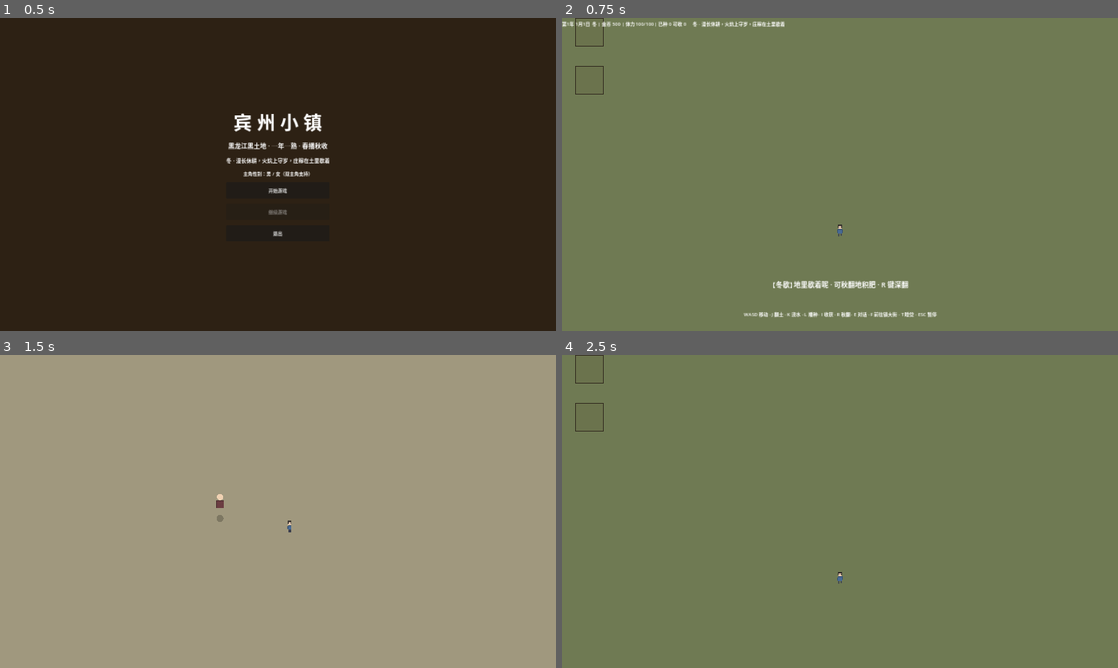
Above: before the commit, frames 1-4 (two rows, left to right).
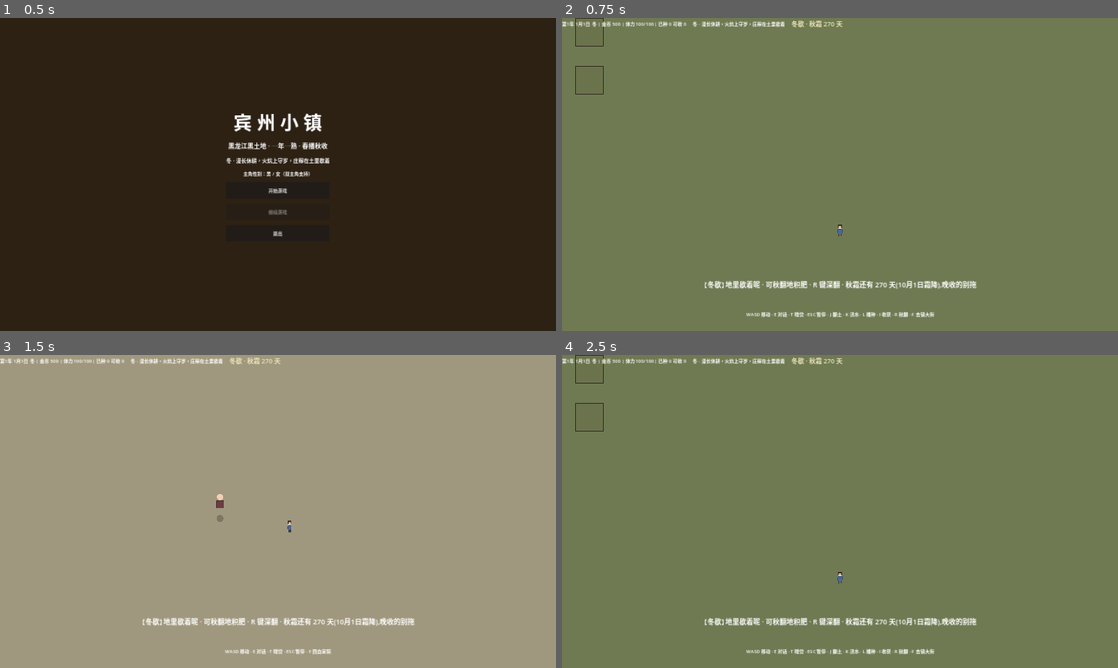
Above: after the commit, the same moments.

Repository: w605351345/binzhou-town
Game: Godot game, scene res://scenes/main_menu.tscn
Two runs of this game, one before a commit and one after it. Both use one fixed random seed, a clock stepped at 60 frames per second and the inputs below.
Inputs:
- Up to frame 1 (0.5 s): no input
- Up to frame 2 (0.75 s): click "开始游戏" at 0.5 s
- Up to frame 3 (1.5 s): tap Enter (ui_accept) at 1.25 s; hold D (move_right) from 1.28 s (still down); hold F (travel) from 1.28 s (still down)
- Up to frame 4 (2.5 s): tap Enter (ui_accept) at 1.52, 2, 2.27 s; release D (move_right) at 2.03 s; release F (travel) at 2.03 s; hold S (move_down) from 2.03 s (still down); tap E (interact) at 2.1 s; tap F (travel) at 2.3 s

Frame 1 is identical in both runs. In frame 2, 1.4% of the frame differs, in the area x 25-75%, y 0-96%; in frame 3, 1.4%; in frame 4, 1.7%, in the area x 0-75%, y 0-96%.

Commit message:
feat: Week 3 收尾 —— 农时提示 UI(播种窗高亮 + 秋霜倒计时)
按《宾州小镇》v4 企划补齐 Week 3 农场核心的最后一块交付物「农时提示 UI」,
并修掉一处会导致 HUD 整体消失的架构问题。

农时提示 UI(玩家一眼看懂"现在该干嘛")
- 新增 scripts/core/farm_almanac.gd:农时播报核心,纯逻辑可 headless 自测
  · 播种窗剩余天数:4-5 月春播窗口,7 月自动切「抢茬复种」窗口
  · 秋霜倒计时:距 10 月 1 日霜降,进霜期后改为催收文案
  · 地块倒计时:还几天成熟、距最晚收获日(收获窗口末月)还有几天
  · 秋翻 +15% 加成进入地块文案,加成不再隐形
- HUD 状态栏新增农时倒计时标签:窗口快关变橙、霜期过后转淡蓝
- 地块视图下方加农时角标:还150天 / 可收获 / ⚠10天 / +15%
- 农场顶部加脚下地块状态行:【3 号地】玉米 · 还 150 天 · ⚠ 10 天内必割

修复:HUD 被场景切换销毁
- 原先 F 键切场景走 change_scene_to_file,连 game.tscn 的 HUD 一起销毁,
  走到镇上日期/金币/体力/农时提示全部消失
- 改为「游戏外壳 + 世界容器」结构:game.tscn 持有 World 节点,
  各地点只发 travel_requested 信号,换地点只换世界内容,HUD 全程常驻
- 切换用 call_deferred,避免把正在发信号的地点场景当场销毁
- 外壳每帧重读 GameState,读档后不会引用过期对象
- 按键提示随地点变化(自家院/镇大街)

质量
- 自测 220 → 250 项,新增第 23 组「农时播报(播种窗高亮 + 秋霜倒计时)」30 项
- 新增 scripts/tests/test_scenes.gd 场景集成自测 16 项,守住「换地点不掉 HUD」
- CI 增加场景集成自测步骤
- README 补「农时提示 UI」小节;进度追踪表 Week 3 八项标记代码完成

本地实测:核心 250/0、场景集成 16/0、4 场景冒烟无报错

Diff:
--- a/scenes/farm.tscn
+++ b/scenes/farm.tscn
@@ -22,6 +22,16 @@
 
 [node name="HUD" type="CanvasLayer" parent="."]
 
+[node name="PlotInfoLabel" type="Label" parent="HUD"]
+offset_left = 40.0
+offset_top = 112.0
+offset_right = 1880.0
+offset_bottom = 152.0
+theme_override_font_sizes/font_size = 22
+theme_override_colors/font_color = Color(0.870588, 0.827451, 0.686275, 1)
+text = ""
+horizontal_alignment = 1
+
 [node name="MessageLabel" type="Label" parent="HUD"]
 offset_left = 40.0
 offset_top = 960.0
--- a/scenes/game.tscn
+++ b/scenes/game.tscn
@@ -1,13 +1,12 @@
-[gd_scene load_steps=5 format=3 uid="uid://cbzgame0001"]
+[gd_scene load_steps=4 format=3 uid="uid://cbzgame0001"]
 
 [ext_resource type="Script" path="res://scripts/ui/game_hud.gd" id="1_gamehud"]
-[ext_resource type="PackedScene" path="res://scenes/farm.tscn" id="2_farm"]
 [ext_resource type="PackedScene" path="res://scenes/pause_menu.tscn" id="3_pause"]
 
 [node name="Game" type="Node2D"]
 script = ExtResource("1_gamehud")
 
-[node name="Farm" parent="." instance=ExtResource("2_farm")]
+[node name="World" type="Node2D" parent="."]
 
 [node name="HUD" type="CanvasLayer" parent="."]
 
@@ -22,6 +21,11 @@
 
 [node name="SeasonLabel" type="Label" parent="HUD/HBox"]
 layout_mode = 2
+text = ""
+
+[node name="AlmanacLabel" type="Label" parent="HUD/HBox"]
+layout_mode = 2
+theme_override_font_sizes/font_size = 22
 text = ""
 
 [node name="MessageLabel" type="Label" parent="."]
--- /dev/null
+++ b/scripts/core/farm_almanac.gd
@@ -0,0 +1,230 @@
+extends RefCounted
+class_name FarmAlmanac
+
+## 农时播报器:把"几月几号、地里啥样、还剩几天"翻译成玩家一眼看懂的提示。
+##
+## Week 3 收尾件「农时提示 UI」的核心逻辑层:
+##   · 播种窗高亮 —— 今年还剩几天能下种(春播 4-5 月,7 月抢茬复种秋菜)
+##   · 秋霜倒计时 —— 晚收作物还有几天会被冻死在地里
+##   · 地块倒计时 —— 哪块地几天后熟、几天后必须割
+##
+## 黑龙江农时的三条硬线:
+##   1. 春播窗口只有 4-5 月,5 月底封窗,错过当年绝收
+##   2. 7 月早收腾茬可复种一茬秋菜 —— 一年一熟大原则下的唯一例外
+##   3. 收获窗口末月一过,晚收作物就冻死在地里,颗粒无收
+##
+## 纯逻辑,不碰节点,便于 headless 自测。
+
+## 秋霜月(与 FarmPlot.FROST_MONTH 保持一致)
+const FROST_MONTH := 10
+## 春播窗口末月(黑龙江:4-5 月,5 月底封窗)
+const LAST_SOW_MONTH := 5
+## 进入这个天数范围就开始提醒抢收
+const FROST_WARN_DAYS := 15
+
+# --- 倒计时 ---
+
+## 距秋霜(10月1日)还有几天;负数 = 霜期已过
+static func days_until_frost(calendar: GameCalendar) -> int:
+	if calendar == null:
+		return -1
+	return (FROST_MONTH - 1) * GameCalendar.DAYS_PER_MONTH - calendar.day_of_year
+
+## 距春播窗口关闭(5月30日)还有几天;负数 = 已错过
+static func days_until_sow_end(calendar: GameCalendar) -> int:
+	if calendar == null:
+		return -1
+	return LAST_SOW_MONTH * GameCalendar.DAYS_PER_MONTH - 1 - calendar.day_of_year
+
+## 某作物的播种截止日(播种窗口末月最后一天)的年内日序
+static func sow_deadline_doy(crop: Crop) -> int:
+	if crop == null or crop.plant_window.is_empty():
+		return -1
+	var hi := int(crop.plant_window[0])
+	if crop.plant_window.size() >= 2:
+		hi = int(crop.plant_window[1])
+	return hi * GameCalendar.DAYS_PER_MONTH - 1
+
+## 某作物的最晚收获日(收获窗口末月最后一天)的年内日序
+static func harvest_deadline_doy(crop: Crop) -> int:
+	if crop == null or crop.harvest_window.is_empty():
+		return -1
+	var hi := int(crop.harvest_window[0])
+	if crop.harvest_window.size() >= 2:
+		hi = int(crop.harvest_window[1])
+	return hi * GameCalendar.DAYS_PER_MONTH - 1
+
+## 地块距离成熟还有几天;已熟 0,地里没作物 -1
+static func days_until_ready(plot: FarmPlot) -> int:
+	if plot == null or plot.crop_id == "":
+		return -1
+	if plot.state == FarmPlot.State.READY:
+		return 0
+	var crop := CropDatabase.get_crop(plot.crop_id)
+	if crop == null:
+		return -1
+	var lo := 0.0
+	if crop.growth_days.size() > 0:
+		lo = float(crop.growth_days[0])
+	return maxi(0, int(ceil(lo - plot.days_grown)))
+
+## 地块距离最晚收获日还有几天;地里没作物 -1,已过则为负数
+static func days_until_harvest_deadline(plot: FarmPlot, calendar: GameCalendar) -> int:
+	if plot == null or plot.crop_id == "" or calendar == null:
+		return -1
+	var crop := CropDatabase.get_crop(plot.crop_id)
+	if crop == null:
+		return -1
+	return harvest_deadline_doy(crop) - calendar.day_of_year
+
+## 当前可播种窗口还剩几天(按实际可播作物算:春播窗口或 7 月抢茬复种)。
+## 没有可播种作物返回 -1。
+static func sow_window_days_left(calendar: GameCalendar, farm: FarmSystem = null) -> int:
+	if calendar == null or calendar.is_winter():
+		return -1
+	var crops := _sowable_crops(calendar, farm)
+	if crops.is_empty():
+		return -1
+	var deadline := -1
+	for c in crops:
+		deadline = maxi(deadline, sow_deadline_doy(c))
+	return deadline - calendar.day_of_year
+
+# --- 文案 ---
+
+## 播种提示:冬歇 / 可播种(还剩几天) / 抢茬复种 / 已过播种窗
+static func sow_tip(calendar: GameCalendar, farm: FarmSystem = null) -> String:
+	if calendar == null:
+		return ""
+	if calendar.is_winter():
+		return "【冬歇】地里歇着呢 · 可秋翻地积肥 · R 键深翻"
+	var crops := _sowable_crops(calendar, farm)
+	if crops.is_empty():
+		return "【已过播种窗】%d月种不上了,等明年春" % calendar.get_real_month()
+	var names: Array = []
+	var deadline := -1
+	for c in crops:
+		names.append(c.name)
+		deadline = maxi(deadline, sow_deadline_doy(c))
+	var is_spring := calendar.get_season() == "spring"
+	var tag := "【可播种】" if is_spring else "【抢茬复种】"
+	var window_cn := "播种窗" if is_spring else "复种窗"
+	var left := deadline - calendar.day_of_year
+	return "%s%s · %s还剩 %d 天(最晚 %s 下种)" % [
+		tag, ", ".join(names), window_cn, left, _doy_cn(deadline)]
+
+## 秋霜倒计时提示
+static func frost_tip(calendar: GameCalendar, farm: FarmSystem = null) -> String:
+	if calendar == null:
+		return ""
+	var left := days_until_frost(calendar)
+	if left > 0:
+		return "秋霜还有 %d 天(10月1日霜降),晚收的别拖" % left
+	var pending := _late_harvest_pending(farm)
+	if pending > 0:
+		return "⚠ 秋霜到了,还有 %d 块晚收作物没割,10月底前割完" % pending
+	return "秋霜已过,地里该收的都收了"
+
+## 顶部完整提示:播种线 + 霜冻线,一句话讲清"现在该干嘛"
+static func full_tip(calendar: GameCalendar, farm: FarmSystem = null) -> String:
+	var parts: Array = []
+	var sow := sow_tip(calendar, farm)
+	if sow != "":
+		parts.append(sow)
+	var frost := frost_tip(calendar, farm)
+	if frost != "":
+		parts.append(frost)
+	return " · ".join(parts)
+
+## 地块说明(一句话,给消息栏/悬停用)
+static func plot_tag(plot: FarmPlot, calendar: GameCalendar = null) -> String:
+	if plot == null:
+		return ""
+	var parts: Array = []
+	var crop := CropDatabase.get_crop(plot.crop_id)
+	var crop_name := crop.name if crop != null else "庄稼"
+	match plot.state:
+		FarmPlot.State.PLANTED, FarmPlot.State.GROWING:
+			var left := days_until_ready(plot)
+			if left > 0:
+				parts.append("%s · 还 %d 天" % [crop_name, left])
+			else:
+				parts.append("%s · 快熟了" % crop_name)
+		FarmPlot.State.READY:
+			parts.append("%s · 可收获啦" % crop_name)
+		FarmPlot.State.DEAD:
+			var reason := plot.dead_reason if plot.dead_reason != "" else "不明"
+			parts.append("枯死 · %s" % reason)
+		FarmPlot.State.FALLOW:
+			parts.append("休耕")
+		FarmPlot.State.TILLED:
+			parts.append("已翻土")
+		FarmPlot.State.UNTILLED:
+			parts.append("荒地")
+	# 霜冻警告:进入最晚收获日前的最后一段日子必须提醒抢收
+	var dl := days_until_harvest_deadline(plot, calendar)
+	if dl >= 0 and dl <= FROST_WARN_DAYS and plot.state != FarmPlot.State.DEAD:
+		parts.append("⚠ %d 天内必割" % dl)
+	# 秋翻地的增产加成必须让玩家看见
+	if plot.autumn_plowed:
+		parts.append("秋翻 +15%")
+	return " · ".join(parts)
+
+## 地块角标(画在地块上的短标签)
+static func plot_badge(plot: FarmPlot, calendar: GameCalendar = null) -> String:
+	if plot == null:
+		return ""
+	var parts: Array = []
+	match plot.state:
+		FarmPlot.State.PLANTED, FarmPlot.State.GROWING:
+			var left := days_until_ready(plot)
+			if left > 0:
+				parts.append("还%d天" % left)
+		FarmPlot.State.READY:
+			parts.append("可收获")
+		FarmPlot.State.DEAD:
+			parts.append("枯死")
+	var dl := days_until_harvest_deadline(plot, calendar)
+	if dl >= 0 and dl <= FROST_WARN_DAYS and plot.state != FarmPlot.State.DEAD:
+		parts.append("⚠%d天" % dl)
+	if plot.autumn_plowed:
+		parts.append("+15%")
+	return " ".join(parts)
+
+# --- 内部 ---
+
+## 当前月份可播种的作物(优先用农场的口径,两者不一致时按日历重算)
+static func _sowable_crops(calendar: GameCalendar, farm: FarmSystem) -> Array:
+	if farm != null and farm.calendar != null and farm.calendar.day_of_year == calendar.day_of_year:
+		var from_farm: Array = []
+		for cid in farm.sowable_crop_ids():
+			var c := CropDatabase.get_crop(String(cid))
+			if c != null:
+				from_farm.append(c)
+		return from_farm
+	var out: Array = []
+	for c in CropDatabase.all_crops():
+		if c.can_sow_in(calendar.get_season()) and c.can_sow_in_month(calendar.get_real_month()):
+			out.append(c)
+	return out
+
+## 地里还没割的晚收作物块数
+static func _late_harvest_pending(farm: FarmSystem) -> int:
+	if farm == null:
+		return 0
+	var count := 0
+	for p in farm.plots:
+		if p.crop_id == "" or p.state == FarmPlot.State.DEAD:
+			continue
+		var crop := CropDatabase.get_crop(p.crop_id)
+		if crop != null and crop.is_late_harvest():
+			count += 1
+	return count
+
+## 年内日序 → 中文日期
+static func _doy_cn(doy: int) -> String:
+	if doy < 0:
+		return "—"
+	var month := int(floor(float(doy) / GameCalendar.DAYS_PER_MONTH)) + 1
+	var day := doy % GameCalendar.DAYS_PER_MONTH + 1
+	return "%d月%d日" % [month, day]
--- a/scripts/core/game_manager.gd
+++ b/scripts/core/game_manager.gd
@@ -4,6 +4,9 @@
 signal day_started(day: int)
 signal season_changed(season: String)
 signal game_saved(slot: int)
+## 场景切换请求:由各地点场景发出,由游戏外壳(Game)接收并替换世界容器。
+## 刻意不直接 change_scene_to_file —— 否则会把常驻 HUD 一起销毁。
+signal travel_requested(location_id: String)
 
 const SAVE_DIR := "user://saves"
 
--- a/scripts/farming/farm_plot_view.gd
+++ b/scripts/farming/farm_plot_view.gd
@@ -4,14 +4,21 @@
 ##
 ## 颜色是"读表即懂"的:黑土深褐 → 已翻松的浅土 → 出苗绿 → 成熟黄 → 冻死灰。
 ## 这样即使没有美术资源,玩家也能一眼看出每块地的状态。
+##
+## 地块下方再挂一行农时角标:还几天熟 / 可收获 / 霜冻警告 / 秋翻 +15%。
 
 const SIZE := Vector2(96, 96)
+## 角标文字的尺寸(地块在农场里间隔 164px,超过就会串到邻块)
+const BADGE_WIDTH := 150.0
+const BADGE_FONT_SIZE := 13
 
 var plot: FarmPlot = null
+var calendar: GameCalendar = null
 var _highlight := false
 
-func setup(p_plot: FarmPlot) -> void:
+func setup(p_plot: FarmPlot, p_calendar: GameCalendar = null) -> void:
 	plot = p_plot
+	calendar = p_calendar
 	queue_redraw()
 
 func set_highlight(on: bool) -> void:
@@ -56,6 +63,31 @@
 	if _highlight:
 		draw_rect(rect.grow(3.0), Color(1.0, 0.95, 0.75, 0.9), false, 3.0)
 
+	_draw_badge()
+
+## 地块角标:还几天熟 / 可收获 / 霜冻警告 / 秋翻加成
+func _draw_badge() -> void:
+	var badge := FarmAlmanac.plot_badge(plot, calendar)
+	if badge == "":
+		return
+	var font := ThemeDB.fallback_font
+	if font == null:
+		return
+	var top := SIZE.y * 0.5 + 2.0
+	draw_rect(Rect2(Vector2(-BADGE_WIDTH * 0.5, top), Vector2(BADGE_WIDTH, 18.0)),
+		Color(0.11, 0.08, 0.06, 0.62), true)
+	draw_string(font, Vector2(-BADGE_WIDTH * 0.5, top + 14.0), badge,
+		HORIZONTAL_ALIGNMENT_CENTER, BADGE_WIDTH, BADGE_FONT_SIZE, _badge_color())
+
+## 角标配色:熟了用亮黄,枯死用暗红,其余米白
+func _badge_color() -> Color:
+	match plot.state:
+		FarmPlot.State.READY:
+			return Color(1.0, 0.88, 0.42)
+		FarmPlot.State.DEAD:
+			return Color(0.85, 0.45, 0.42)
+	return Color(0.93, 0.90, 0.78)
+
 ## 状态底色
 func _state_color() -> Color:
 	match plot.state:
--- a/scripts/farming/farm_scene.gd
+++ b/scripts/farming/farm_scene.gd
@@ -9,6 +9,7 @@
 @onready var plot_container: Node2D = $PlotContainer
 @onready var player: CharacterBody2D = $Player
 @onready var message_label: Label = $HUD/MessageLabel
+@onready var plot_info_label: Label = $HUD/PlotInfoLabel
 
 var _views: Array = []
 var _selected_crop: String = ""
@@ -18,6 +19,9 @@
 	_build_plots(farm)
 	_refresh_views()
 	GameStateManager.day_started.connect(_on_day_started)
+
+func _process(_delta: float) -> void:
+	_refresh_plot_info()
 
 func _build_plots(farm: FarmSystem) -> void:
 	_views.clear()
@@ -33,7 +37,7 @@
 		view.position = origin + Vector2(
 			float(col) * (PLOT_SIZE + PLOT_GAP),
 			float(row) * (PLOT_SIZE + PLOT_GAP))
-		view.setup(farm.get_plot(i))
+		view.setup(farm.get_plot(i), farm.calendar)
 		plot_container.add_child(view)
 		_views.append(view)
 
@@ -114,7 +118,23 @@
 func _go_to_town() -> void:
 	if not SceneRouter.is_implemented("L02"):
 		return
-	get_tree().change_scene_to_file(SceneRouter.scene_path("L02"))
+	GameStateManager.travel_requested.emit("L02")
+
+## 主角脚边这块地的农时状态(还几天熟、几天内必割、秋翻加成)
+func _refresh_plot_info() -> void:
+	if plot_info_label == null:
+		return
+	var farm: FarmSystem = GameStateManager.state.farm
+	var idx := _plot_near_player()
+	if idx < 0:
+		_set_plot_info("")
+		return
+	var tag := FarmAlmanac.plot_tag(farm.get_plot(idx), farm.calendar)
+	_set_plot_info("【%d 号地】%s" % [idx + 1, tag])
+
+func _set_plot_info(text: String) -> void:
+	if plot_info_label != null and plot_info_label.text != text:
+		plot_info_label.text = text
 
 func _on_day_started(_day: int) -> void:
 	_refresh_views()
--- a/scripts/tests/test_core.gd
+++ b/scripts/tests/test_core.gd
@@ -35,6 +35,7 @@
 	test_scene_router()
 	test_pause_and_save_flow()
 	test_daily_advance_and_rest()
+	test_farm_almanac()
 
 	print("--------------------------------------------------")
 	print("结果: %d 通过 / %d 失败" % [_passed, _failed])
@@ -726,3 +727,138 @@
 	check("秋翻消耗 6 点体力", state.player.energy == 94, "→ %d" % state.player.energy)
 	state.player.stamina.sleep()
 	check("睡醒回满 110", state.player.energy == 110, "→ %d" % state.player.energy)
+
+# --- 农时播报:播种窗高亮 / 秋霜倒计时 / 地块倒计时 ---
+func test_farm_almanac() -> void:
+	print("\n[23] 农时播报(播种窗高亮 + 秋霜倒计时)")
+	var cal := GameCalendar.new()
+
+	# 播种窗倒计时:4月1日 → 距 5月30日 还有 59 天
+	cal.advance_to_month(4, 1)
+	check("4月初播种窗剩 59 天", FarmAlmanac.days_until_sow_end(cal) == 59,
+		"→ %d" % FarmAlmanac.days_until_sow_end(cal))
+	cal.advance_to_month(5, 30)
+	check("5月30日播种窗剩 0 天", FarmAlmanac.days_until_sow_end(cal) == 0,
+		"→ %d" % FarmAlmanac.days_until_sow_end(cal))
+	cal.advance_to_month(6, 1)
+	check("6月播种窗已过 1 天(负数)", FarmAlmanac.days_until_sow_end(cal) == -1,
+		"→ %d" % FarmAlmanac.days_until_sow_end(cal))
+
+	# 秋霜倒计时:9月1日 → 距 10月1日 还有 30 天
+	cal.advance_to_month(9, 1)
+	check("9月初距秋霜 30 天", FarmAlmanac.days_until_frost(cal) == 30,
+		"→ %d" % FarmAlmanac.days_until_frost(cal))
+	cal.advance_to_month(10, 15)
+	check("10月15日秋霜已过(负数)", FarmAlmanac.days_until_frost(cal) == -14,
+		"→ %d" % FarmAlmanac.days_until_frost(cal))
+
+	# 播种提示文案
+	cal.advance_to_month(4, 10)
+	var farm := FarmSystem.new(cal)
+	var sow_tip := FarmAlmanac.sow_tip(cal, farm)
+	check("4月提示含【可播种】", sow_tip.contains("可播种"), sow_tip)
+	check("4月提示含剩余天数", sow_tip.contains("50 天"), sow_tip)
+	cal.advance_to_month(6, 10)
+	check("6月提示含【已过播种窗】",
+		FarmAlmanac.sow_tip(cal, farm).contains("已过播种窗"),
+		FarmAlmanac.sow_tip(cal, farm))
+	cal.advance_to_month(1, 10)
+	check("冬季提示含【冬歇】",
+		FarmAlmanac.sow_tip(cal, farm).contains("冬歇"),
+		FarmAlmanac.sow_tip(cal, farm))
+
+	# 地块倒计时:刚种下的玉米还差 150 天成熟
+	cal.advance_to_month(4, 10)
+	var plot := farm.get_plot(0)
+	plot.till()
+	plot.plant("corn", "spring", 4)
+	check("玉米刚下地还差 150 天", FarmAlmanac.days_until_ready(plot) == 150,
+		"→ %d" % FarmAlmanac.days_until_ready(plot))
+	check("地块标签含『还 150 天』",
+		FarmAlmanac.plot_tag(plot, cal).contains("还 150 天"),
+		FarmAlmanac.plot_tag(plot, cal))
+
+	# 成熟后倒计时归零
+	plot.days_grown = 150.0
+	plot.state = FarmPlot.State.READY
+	check("熟了倒计时为 0", FarmAlmanac.days_until_ready(plot) == 0)
+	check("熟地标签含『可收获』",
+		FarmAlmanac.plot_tag(plot, cal).contains("可收获"),
+		FarmAlmanac.plot_tag(plot, cal))
+
+	# 收获截止日:玉米收获窗 9-10 月 → 10月30日(doy 299)
+	var corn := CropDatabase.get_crop("corn")
+	check("玉米最晚收获日 = 10月30日",
+		FarmAlmanac.harvest_deadline_doy(corn) == 299,
+		"→ %d" % FarmAlmanac.harvest_deadline_doy(corn))
+	# 早收作物亚麻收获窗 8-9 月 → 9月30日(doy 269)
+	var flax := CropDatabase.get_crop("flax")
+	check("亚麻最晚收获日 = 9月30日",
+		FarmAlmanac.harvest_deadline_doy(flax) == 269,
+		"→ %d" % FarmAlmanac.harvest_deadline_doy(flax))
+
+	# 霜冻警告:进入收获截止前 15 天内要提醒抢收
+	cal.advance_to_month(10, 20)
+	var late_plot := farm.get_plot(1)
+	late_plot.till()
+	late_plot.plant("corn", "spring", 4)
+	var late_tag := FarmAlmanac.plot_tag(late_plot, cal)
+	check("10月下旬玉米挂霜冻警告", late_tag.contains("⚠"), late_tag)
+	check("警告含剩余天数", late_tag.contains("10 天"), late_tag)
+
+	# 秋翻地 +15% 在地块标签上可见
+	late_plot.autumn_plowed = true
+	check("秋翻地标签含 +15%",
+		FarmAlmanac.plot_tag(late_plot, cal).contains("+15%"),
+		FarmAlmanac.plot_tag(late_plot, cal))
+
+	# 顶部完整提示把播种与霜冻两条线都讲清楚
+	cal.advance_to_month(9, 1)
+	var full := FarmAlmanac.full_tip(cal, farm)
+	check("完整提示含秋霜倒计时", full.contains("30 天"), full)
+	check("完整提示含已过播种窗", full.contains("已过播种窗"), full)
+
+	# 播种窗口剩余天数:春播窗口 / 7 月抢茬复种 / 无可播种
+	cal.advance_to_month(4, 10)
+	check("4月播种窗口剩 50 天",
+		FarmAlmanac.sow_window_days_left(cal, farm) == 50,
+		"→ %d" % FarmAlmanac.sow_window_days_left(cal, farm))
+	cal.advance_to_month(7, 10)
+	check("7月抢茬复种窗剩 20 天",
+		FarmAlmanac.sow_window_days_left(cal, farm) == 20,
+		"→ %d" % FarmAlmanac.sow_window_days_left(cal, farm))
+	cal.advance_to_month(6, 10)
+	check("6月没有可播种作物",
+		FarmAlmanac.sow_window_days_left(cal, farm) == -1,
+		"→ %d" % FarmAlmanac.sow_window_days_left(cal, farm))
+	cal.advance_to_month(1, 10)
+	check("冬季没有播种窗口",
+		FarmAlmanac.sow_window_days_left(cal, farm) == -1)
+
+	# 地块角标(画在地块上的短标签)
+	cal.advance_to_month(4, 10)
+	plot.state = FarmPlot.State.GROWING
+	plot.days_grown = 0.0
+	var badge := FarmAlmanac.plot_badge(plot, cal)
+	check("角标含『还150天』", badge.contains("还150天"), badge)
+	plot.state = FarmPlot.State.READY
+	check("熟了角标是『可收获』",
+		FarmAlmanac.plot_badge(plot, cal).contains("可收获"),
+		FarmAlmanac.plot_badge(plot, cal))
+	cal.advance_to_month(10, 20)
+	var warn_badge := FarmAlmanac.plot_badge(late_plot, cal)
+	check("霜冻角标含 ⚠10天", warn_badge.contains("⚠10天"), warn_badge)
+	late_plot.autumn_plowed = true
+	check("角标含 +15%",
+		FarmAlmanac.plot_badge(late_plot, cal).contains("+15%"),
+		FarmAlmanac.plot_badge(late_plot, cal))
+
+	# 世界切换走信号,由游戏外壳替换世界容器 —— HUD 常驻,不随场景被销毁
+	# (headless --script 模式下 autoload 不是全局标识符,只能按路径实例化)
+	var mgr: Node = (load("res://scripts/core/game_manager.gd") as Script).new()
+	check("GameStateManager 有 travel_requested 信号",
+		mgr.has_signal("travel_requested"))
+	mgr.free()
+	check("世界场景文件都在",
+		FileAccess.file_exists(SceneRouter.scene_path("L01"))
+		and FileAccess.file_exists(SceneRouter.scene_path("L02")))
--- /dev/null
+++ b/scripts/tests/test_scenes.gd
@@ -0,0 +1,93 @@
+extends SceneTree
+## headless 场景集成自测:游戏外壳常驻 HUD,切换地点只换世界容器。
+##
+## 运行: godot --headless --script res://scripts/tests/test_scenes.gd
+##
+## 这组测试守住一条架构底线:**换地点不能把 HUD 一起销毁**。
+## 农时提示、日期、金币、体力必须全程可见 —— 玩家任何时候都得知道"现在该干嘛"。
+
+var _passed := 0
+var _failed := 0
+
+func _initialize() -> void:
+	_run()
+
+func _run() -> void:
+	print("=== 《宾州小镇》场景集成自测 (headless scene test) ===")
+	await _test_shell_hud_persists()
+	print("--------------------------------------------------")
+	print("结果: %d 通过 / %d 失败" % [_passed, _failed])
+	if _failed > 0:
+		print("❌ TEST FAILED")
+		quit(1)
+	else:
+		print("✅ ALL TESTS PASSED")
+		quit(0)
+
+func check(label: String, cond: bool, detail: String = "") -> void:
+	if cond:
+		_passed += 1
+		print("  ✅ %s %s" % [label, detail])
+	else:
+		_failed += 1
+		print("  ❌ %s %s" % [label, detail])
+
+func _test_shell_hud_persists() -> void:
+	print("\n[1] 游戏外壳:换地点只换世界,HUD 常驻")
+	var packed: PackedScene = load("res://scenes/game.tscn")
+	if packed == null:
+		check("game.tscn 可加载", false)
+		return
+	var game: Node = packed.instantiate()
+	root.add_child(game)
+	await create_timer(0.3).timeout
+
+	var world: Node2D = game.get_node_or_null("World")
+	check("外壳有 World 容器", world != null)
+	if world == null:
+		game.queue_free()
+		return
+
+	check("初始装载自家院", _world_name(world) == "FarmScene", "→ %s" % _world_name(world))
+	var hud: Label = game.get_node_or_null("HUD/HBox/HudLabel")
+	var almanac: Label = game.get_node_or_null("HUD/HBox/AlmanacLabel")
+	var tip: Label = game.get_node_or_null("TipLabel")
+	check("状态栏在", hud != null)
+	check("农时倒计时标签在", almanac != null)
+	check("农时提示行在", tip != null)
+	if hud != null:
+		check("状态栏含日期与金币", hud.text.contains("第1年") and hud.text.contains("金币"),
+			"→ %s" % hud.text)
+	if almanac != null:
+		check("倒计时标签含秋霜", almanac.text.contains("秋霜"), "→ %s" % almanac.text)
+	if tip != null:
+		check("提示行含冬歇提示", tip.text.contains("冬歇"), "→ %s" % tip.text)
+
+	# 走到镇大街
+	world.get_child(0)._go_to_town()
+	await create_timer(0.3).timeout
+	check("已切到镇大街", _world_name(world) == "TownStreet", "→ %s" % _world_name(world))
+	check("切换后状态栏仍在", game.get_node_or_null("HUD/HBox/HudLabel") != null)
+	if hud != null:
+		check("切换后状态栏仍有日期", hud.text.contains("第1年"), "→ %s" % hud.text)
+	if almanac != null:
+		check("切换后农时倒计时仍在", almanac.text.contains("秋霜"), "→ %s" % almanac.text)
+	var key_hint: Label = game.get_node_or_null("KeyHint")
+	if key_hint != null:
+		check("按键提示随地点变化", key_hint.text.contains("回自家院"), "→ %s" % key_hint.text)
+
+	# 走回自家院
+	world.get_child(0)._go_to_farm()
+	await create_timer(0.3).timeout
+	check("已切回自家院", _world_name(world) == "FarmScene", "→ %s" % _world_name(world))
+	check("切回后状态栏仍在", game.get_node_or_null("HUD/HBox/HudLabel") != null)
+	if tip != null:
+		check("切回后农时提示仍在", tip.text.contains("冬歇"), "→ %s" % tip.text)
+
+	game.queue_free()
+	await create_timer(0.1).timeout
+
+func _world_name(world: Node) -> String:
+	if world == null or world.get_child_count() == 0:
+		return "空"
+	return String(world.get_child(0).name)
--- a/scripts/ui/game_hud.gd
+++ b/scripts/ui/game_hud.gd
@@ -1,18 +1,26 @@
 extends Node2D
-## 游戏根场景:农场 + HUD + 季节与农时提示。
+## 游戏外壳:常驻 HUD(日期/金币/体力/农时倒计时)+ 世界场景容器。
 ##
 ## 黑龙江设定:春播秋收,冬季休耕时显示提示。
 ## HUD 常驻"当前可播种"与"秋霜倒计时" —— 这是风险 R2/R3 的对策,
 ## 让玩家一眼看出"现在该干嘛"。
+##
+## 世界场景(自家院 / 镇大街)装在 World 节点里,换地点时只换世界不换 HUD,
+## 这样走到哪儿都看得见日期、体力和农时提示。
 
+const START_LOCATION := "L01"
+
+@onready var world: Node2D = $World
 @onready var hud_label: Label = $HUD/HBox/HudLabel
 @onready var season_label: Label = $HUD/HBox/SeasonLabel
+@onready var almanac_label: Label = $HUD/HBox/AlmanacLabel
 @onready var message_label: Label = $MessageLabel
 @onready var tip_label: Label = $TipLabel
 @onready var key_hint: Label = $KeyHint
 
 var _calendar: GameCalendar
 var _farm: FarmSystem
+var _location_id: String = ""
 
 func _ready() -> void:
 	_calendar = GameStateManager.state.calendar
@@ -20,11 +28,37 @@
 	_refresh_hud()
 	GameStateManager.day_started.connect(_on_day_started)
 	GameStateManager.season_changed.connect(_on_season_changed)
+	GameStateManager.travel_requested.connect(_on_travel_requested)
+	_travel_to(START_LOCATION)
+
+## 切换世界场景:只换 World 里的内容,保留 HUD 外壳
+func _travel_to(location_id: String) -> void:
+	_location_id = location_id
+	if world == null:
+		return
+	for child in world.get_children():
+		world.remove_child(child)
+		child.queue_free()
+	var path := SceneRouter.scene_path(location_id)
+	if path == "":
+		return
+	var packed: PackedScene = load(path)
+	if packed == null:
+		push_error("场景加载失败: %s" % path)
+		return
+	world.add_child(packed.instantiate())
+
+## 延迟到本帧末尾再换场景 —— 避免把正在发信号的地点场景当场销毁
+func _on_travel_requested(location_id: String) -> void:
+	_travel_to.call_deferred(location_id)
 
 func _process(_delta: float) -> void:
 	_refresh_hud()
 
 func _refresh_hud() -> void:
+	# 每帧重读:读档会整体替换 GameState,缓存引用会变旧
+	_calendar = GameStateManager.state.calendar
+	_farm = GameStateManager.state.farm
 	var p := GameStateManager.state.player
 	var stats := _farm.get_stats()
 	hud_label.text = "第%d年 %d月%d日  %s | 金币 %d | 体力 %d/%d | 已种 %d 可收 %d" % [
@@ -34,29 +68,47 @@
 		stats.get("planted", 0), stats.get("ready", 0),
 	]
 	season_label.text = GameCalendar.season_desc(_calendar.get_season())
-	tip_label.text = _farming_tip()
-	key_hint.text = "WASD 移动 · J 翻土 · K 浇水 · L 播种 · I 收获 · R 秋翻 · E 对话 · F 前往镇大街 · T 睡觉 · ESC 暂停"
+	almanac_label.text = _countdown_text()
+	almanac_label.add_theme_color_override("font_color", _countdown_color())
+	tip_label.text = FarmAlmanac.full_tip(_calendar, _farm)
+	key_hint.text = _key_hint_text()
 
-## 农时提示:现在该种什么 / 秋霜还有几天 / 冬歇提醒
-func _farming_tip() -> String:
-	var m := _calendar.get_real_month()
-	var sowable := _farm.sowable_crop_ids()
+## 农时倒计时:播种窗(春播/抢茬复种)+ 秋霜,常驻在状态栏
+func _countdown_text() -> String:
+	var parts: Array = []
+	var sow_left := FarmAlmanac.sow_window_days_left(_calendar, _farm)
 	if _calendar.is_winter():
-		return "【冬歇】地里歇着呢 · 可秋翻地积肥 · R 键深翻"
-	if sowable.is_empty():
-		return "【已过播种窗】%d月种不上了,等明年春" % m
-	var names: Array = []
-	for cid in sowable:
-		var crop := CropDatabase.get_crop(cid)
-		if crop != null:
-			names.append(crop.name)
-	var tip := "【可播种】%s" % ", ".join(names)
-	# 秋霜倒计时:10 月霜降,9 月要开始抢收
-	if m == 9:
-		tip += " · 秋霜将至,晚收的别拖"
-	elif m == 10:
-		tip += " · ⚠ 秋霜就在眼前,赶紧割"
-	return tip
+		parts.append("冬歇")
+	elif sow_left >= 0:
+		var window_cn := "复种窗" if _calendar.get_season() == "summer" else "播种窗"
+		parts.append("%s %d 天" % [window_cn, sow_left])
+	else:
+		parts.append("播种窗已过")
+	var frost_left := FarmAlmanac.days_until_frost(_calendar)
+	if frost_left > 0:
+		parts.append("秋霜 %d 天" % frost_left)
+	else:
+		parts.append("秋霜已过")
+	return " · ".join(parts)
+
+## 倒计时的颜色:窗口快关或临近秋霜时变橙,霜期过后转淡蓝
+func _countdown_color() -> Color:
+	var sow_left := FarmAlmanac.sow_window_days_left(_calendar, _farm)
+	var frost_left := FarmAlmanac.days_until_frost(_calendar)
+	if (sow_left >= 0 and sow_left <= 15) or (frost_left >= 0 and frost_left <= 30):
+		return Color(0.98, 0.62, 0.25)
+	if sow_left < 0 and frost_left < 0:
+		return Color(0.74, 0.79, 0.86)
+	return Color(0.92, 0.89, 0.72)
+
+## 按键提示随地点变化
+func _key_hint_text() -> String:
+	var base := "WASD 移动 · E 对话 · T 睡觉 · ESC 暂停"
+	if _location_id == "L02":
+		return base + " · F 回自家院"
+	if _location_id == "L01":
+		return base + " · J 翻土 · K 浇水 · L 播种 · I 收获 · R 秋翻 · F 去镇大街"
+	return base
 
 func _on_day_started(_day: int) -> void:
 	_refresh_hud()
--- a/scripts/world/town_street.gd
+++ b/scripts/world/town_street.gd
@@ -34,7 +34,7 @@
 func _go_to_farm() -> void:
 	if not SceneRouter.is_implemented("L01"):
 		return
-	get_tree().change_scene_to_file(SceneRouter.scene_path("L01"))
+	GameStateManager.travel_requested.emit("L01")
 
 func _interact() -> void:
 	if _npc_node == null or _npc_node.npc == null:
Not shown, changed: docs/BZC-进度追踪-v4.md
